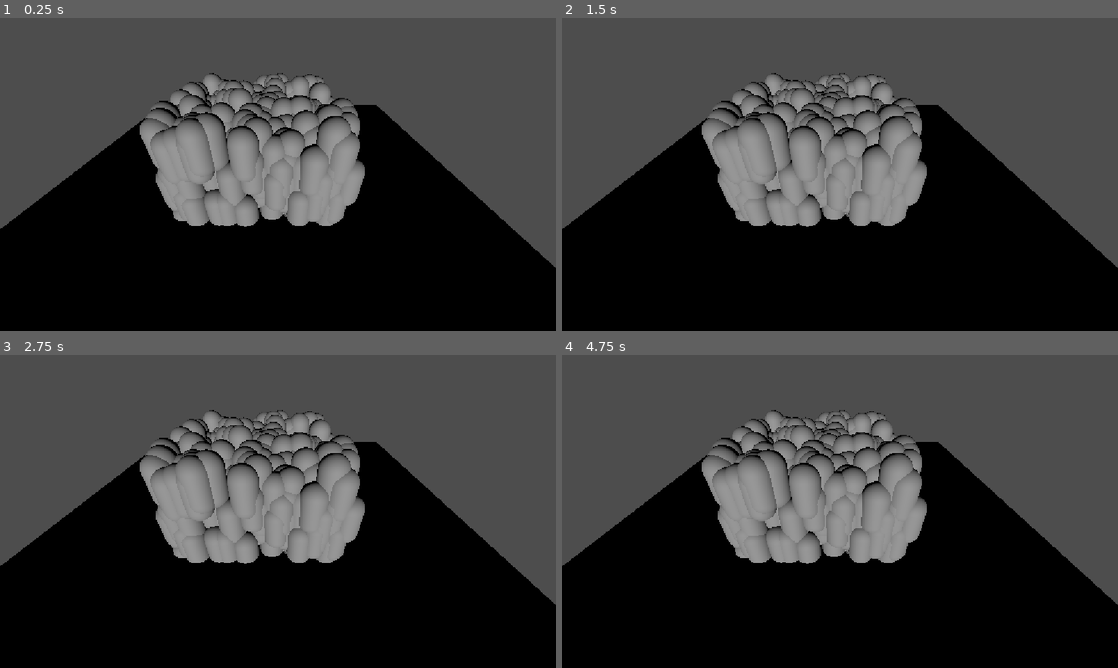
Above: before the commit, frames 1-4 (two rows, left to right).
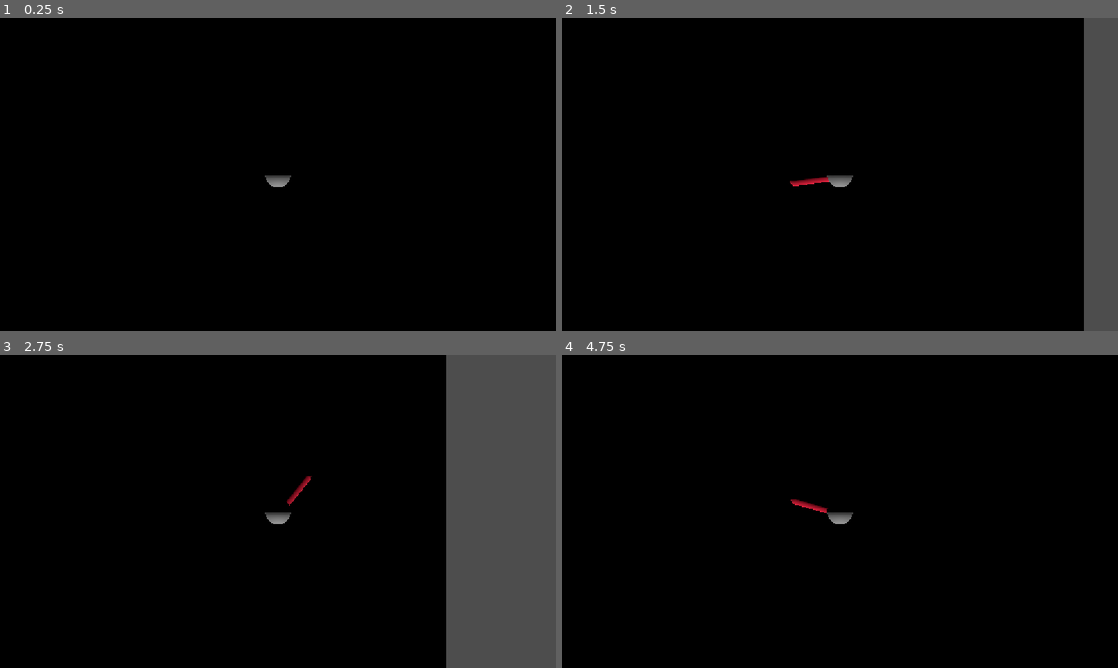
Above: after the commit, the same moments.

Repository: AAcampora/The_garden_of_the_upper_floor
Game: Godot game, scene res://maps/test.tscn
Same seed, same stepped clock (60 frames per second), same inputs: the game is played once before the commit and once after it.
Inputs (mouse positions are in pixels of both pictures, inside the frame that each line leads up to):
- Up to frame 1 (0.25 s): no input
- Up to frame 2 (1.5 s): tap Enter at 0.5 s; move the mouse to (962, 158) at 0.52 s; hold D (right, bound only after the commit) 0.53-1.28 s; move the mouse to (728, 190) at 1.27 s; hold S (down, bound only after the commit) from 1.28 s (still down)
- Up to frame 3 (2.75 s): tap Space at 2 s; move the mouse to (333, 442) at 2.02 s; release S (down, bound only after the commit) at 2.03 s; hold D (right, bound only after the commit) from 2.03 s (still down)
- Up to frame 4 (4.75 s): move the mouse to (812, 574) at 2.77 s; release D (right, bound only after the commit) at 2.78 s; hold W (up, bound only after the commit) 2.78-3.53 s; tap Enter at 3.5 s; move the mouse to (1006, 558) at 3.52 s; hold A (left, bound only after the commit) from 3.53 s (still down); move the mouse to (673, 464) at 4.27 s

The runs differ from the first frame. In frame 1, 55% of the frame differs, in the area x 0-100%, y 0-80%; in frame 2, 52%; in frame 3, 50%; in frame 4, 55%.

Commit message:
added movement to character top down

Diff:
--- /dev/null
+++ b/maps/movement.gd
@@ -0,0 +1,35 @@
+extends CharacterBody3D
+
+@export var speed := 5.0
+@onready var visual: Node3D = $mesh
+
+func get_input() -> void:
+	var input_direction := Input.get_vector("left", "right", "up", "down")
+	velocity.x = input_direction.x * speed
+	velocity.z = input_direction.y * speed
+
+func _physics_process(delta: float) -> void:
+	get_input()
+	move_and_slide()
+	look_at_mouse(delta)
+
+
+func look_at_mouse(delta: float) -> void:
+	var camera := get_viewport().get_camera_3d()
+	var mousePos := get_viewport().get_mouse_position()
+
+	var rayOrig := camera.project_ray_origin(mousePos)
+	var rayDir := camera.project_ray_normal(mousePos)
+
+
+# Horizontal plane at the character's height
+	var plane := Plane(Vector3.UP, global_position.y)
+	var hit = plane.intersects_ray(rayOrig, rayDir)
+	if hit == null:
+		return
+
+	var target: Vector3 = hit
+	if target.distance_squared_to(global_position) < 0.01:
+		return
+
+	visual.look_at(target, Vector3.UP)
--- a/maps/test.tscn
+++ b/maps/test.tscn
@@ -1,14 +1,27 @@
 [gd_scene format=3 uid="uid://ce61cirtwo8ad"]
 
-[ext_resource type="Script" uid="uid://1ncf866ehi7y" path="res://maps/garbage_pile.gd" id="2_3akd8"]
+[ext_resource type="Texture2D" uid="uid://bfo12qbtfyni4" path="res://assets/textures/bathmat_bathMat.png" id="1_cncnj"]
+[ext_resource type="Script" uid="uid://dgj3jkbdrfw7g" path="res://maps/movement.gd" id="1_gyc4i"]
 
 [sub_resource type="PlaneMesh" id="PlaneMesh_g4v7s"]
+size = Vector2(10, 10)
 
 [sub_resource type="StandardMaterial3D" id="StandardMaterial3D_yf5fn"]
-albedo_color = Color(0.3053506, 0.17151424, 0.012333553, 1)
+albedo_texture = ExtResource("1_cncnj")
+texture_filter = 0
 
-[sub_resource type="ConcavePolygonShape3D" id="ConcavePolygonShape3D_b6wm1"]
-data = PackedVector3Array(1, 0, 1, -1, 0, 1, 1, 0, -1, -1, 0, 1, -1, 0, -1, 1, 0, -1)
+[sub_resource type="ConcavePolygonShape3D" id="ConcavePolygonShape3D_cncnj"]
+data = PackedVector3Array(5, 0, 5, -5, 0, 5, 5, 0, -5, -5, 0, 5, -5, 0, -5, 5, 0, -5)
+
+[sub_resource type="CapsuleMesh" id="CapsuleMesh_g4v7s"]
+
+[sub_resource type="CapsuleMesh" id="CapsuleMesh_yf5fn"]
+radius = 0.2211914
+
+[sub_resource type="StandardMaterial3D" id="StandardMaterial3D_57qmd"]
+albedo_color = Color(0.8431549, 0, 0.1898843, 1)
+
+[sub_resource type="CapsuleShape3D" id="CapsuleShape3D_g4v7s"]
 
 [node name="Test" type="Node3D" unique_id=1478850930]
 
@@ -17,16 +30,31 @@
 mesh = SubResource("PlaneMesh_g4v7s")
 surface_material_override/0 = SubResource("StandardMaterial3D_yf5fn")
 
-[node name="StaticBody3D" type="StaticBody3D" parent="Floor" unique_id=794518407]
+[node name="StaticBody3D2" type="StaticBody3D" parent="Floor" unique_id=2108136519]
 
-[node name="CollisionShape3D" type="CollisionShape3D" parent="Floor/StaticBody3D" unique_id=989309388]
-shape = SubResource("ConcavePolygonShape3D_b6wm1")
-
-[node name="Camera3D" type="Camera3D" parent="." unique_id=1796731124]
-transform = Transform3D(1, 0, 0, 0, 0.7888993, 0.6145225, 0, -0.6145225, 0.7888993, 0.24867326, 1.9754125, 2.6621485)
-
-[node name="Node3D" type="Node3D" parent="." unique_id=368505743]
-script = ExtResource("2_3akd8")
+[node name="CollisionShape3D" type="CollisionShape3D" parent="Floor/StaticBody3D2" unique_id=487903694]
+shape = SubResource("ConcavePolygonShape3D_cncnj")
 
 [node name="DirectionalLight3D" type="DirectionalLight3D" parent="." unique_id=1769962705]
 transform = Transform3D(1, 0, 0, 0, 1, 0, 0, 0, 1, 0, 0.6273111, 0)
+
+[node name="Player" type="CharacterBody3D" parent="." unique_id=889569249]
+script = ExtResource("1_gyc4i")
+
+[node name="mesh" type="Node3D" parent="Player" unique_id=861342164]
+
+[node name="body" type="MeshInstance3D" parent="Player/mesh" unique_id=867259413]
+transform = Transform3D(1, 0, 0, 0, 1, 0, 0, 0, 1, 0, 1, 0)
+mesh = SubResource("CapsuleMesh_g4v7s")
+
+[node name="MeshInstance3D" type="MeshInstance3D" parent="Player/mesh" unique_id=1828077279]
+transform = Transform3D(1.9106855e-15, 4.371139e-08, 1, 1, -4.371139e-08, 0, 4.371139e-08, 1, -4.371139e-08, -0.0012364388, 1, -1.0781552)
+mesh = SubResource("CapsuleMesh_yf5fn")
+surface_material_override/0 = SubResource("StandardMaterial3D_57qmd")
+
+[node name="CollisionShape3D" type="CollisionShape3D" parent="Player" unique_id=2004481633]
+transform = Transform3D(1, 0, 0, 0, 1, 0, 0, 0, 1, 0, 1, 0)
+shape = SubResource("CapsuleShape3D_g4v7s")
+
+[node name="Camera3D" type="Camera3D" parent="Player" unique_id=1796731124]
+transform = Transform3D(1, 0, 0, 0, -4.371139e-08, 1, 0, -1, -4.371139e-08, 0, 9.437723, 0)
--- a/project.godot
+++ b/project.godot
@@ -20,6 +20,29 @@
 window/stretch/mode="canvas_items"
 window/stretch/aspect="expand"
 
+[input]
+
+up={
+"deadzone": 0.2,
+"events": [Object(InputEventKey,"resource_local_to_scene":false,"resource_name":"","device":-1,"window_id":0,"alt_pressed":false,"shift_pressed":false,"ctrl_pressed":false,"meta_pressed":false,"pressed":false,"keycode":0,"physical_keycode":87,"key_label":0,"unicode":119,"location":0,"echo":false,"script":null)
+]
+}
+down={
+"deadzone": 0.2,
+"events": [Object(InputEventKey,"resource_local_to_scene":false,"resource_name":"","device":-1,"window_id":0,"alt_pressed":false,"shift_pressed":false,"ctrl_pressed":false,"meta_pressed":false,"pressed":false,"keycode":0,"physical_keycode":83,"key_label":0,"unicode":115,"location":0,"echo":false,"script":null)
+]
+}
+left={
+"deadzone": 0.2,
+"events": [Object(InputEventKey,"resource_local_to_scene":false,"resource_name":"","device":-1,"window_id":0,"alt_pressed":false,"shift_pressed":false,"ctrl_pressed":false,"meta_pressed":false,"pressed":false,"keycode":0,"physical_keycode":65,"key_label":0,"unicode":97,"location":0,"echo":false,"script":null)
+]
+}
+right={
+"deadzone": 0.2,
+"events": [Object(InputEventKey,"resource_local_to_scene":false,"resource_name":"","device":-1,"window_id":0,"alt_pressed":false,"shift_pressed":false,"ctrl_pressed":false,"meta_pressed":false,"pressed":false,"keycode":0,"physical_keycode":68,"key_label":0,"unicode":100,"location":0,"echo":false,"script":null)
+]
+}
+
 [physics]
 
 3d/physics_engine="Jolt Physics"
Binary file added: assets/textures/bathmat_bathMat.png
Not shown, added: assets/textures/bathmat_bathMat.png.import
Not shown, added: maps/movement.gd.uid
